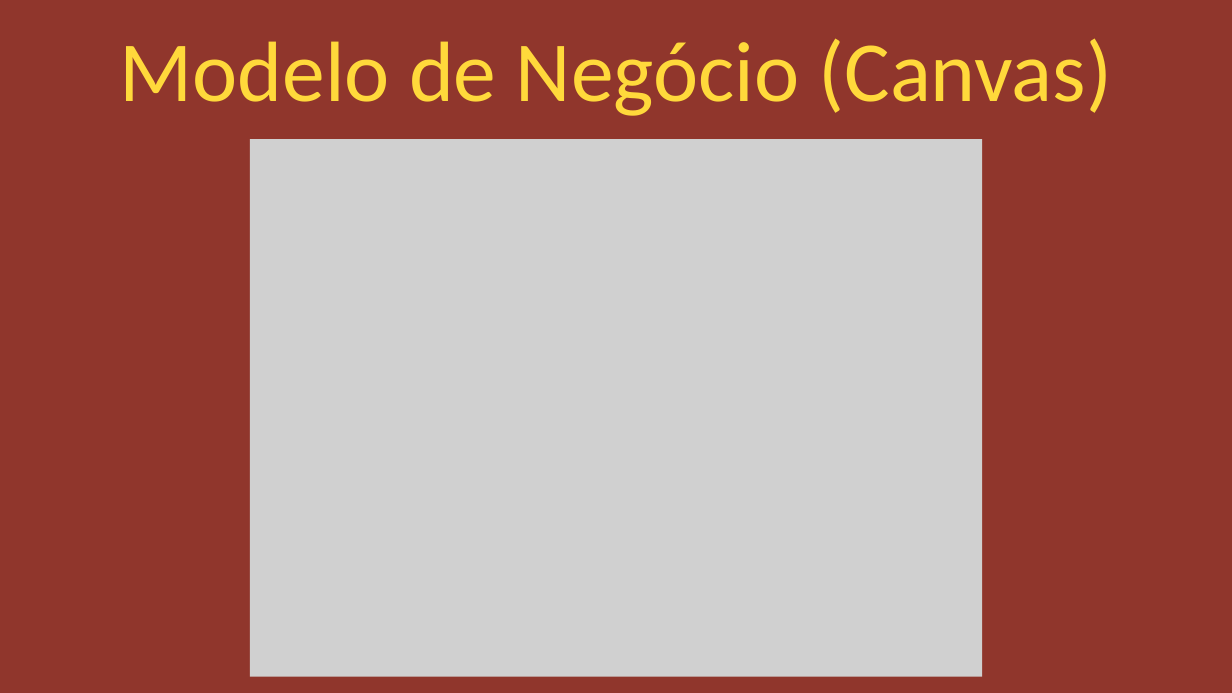
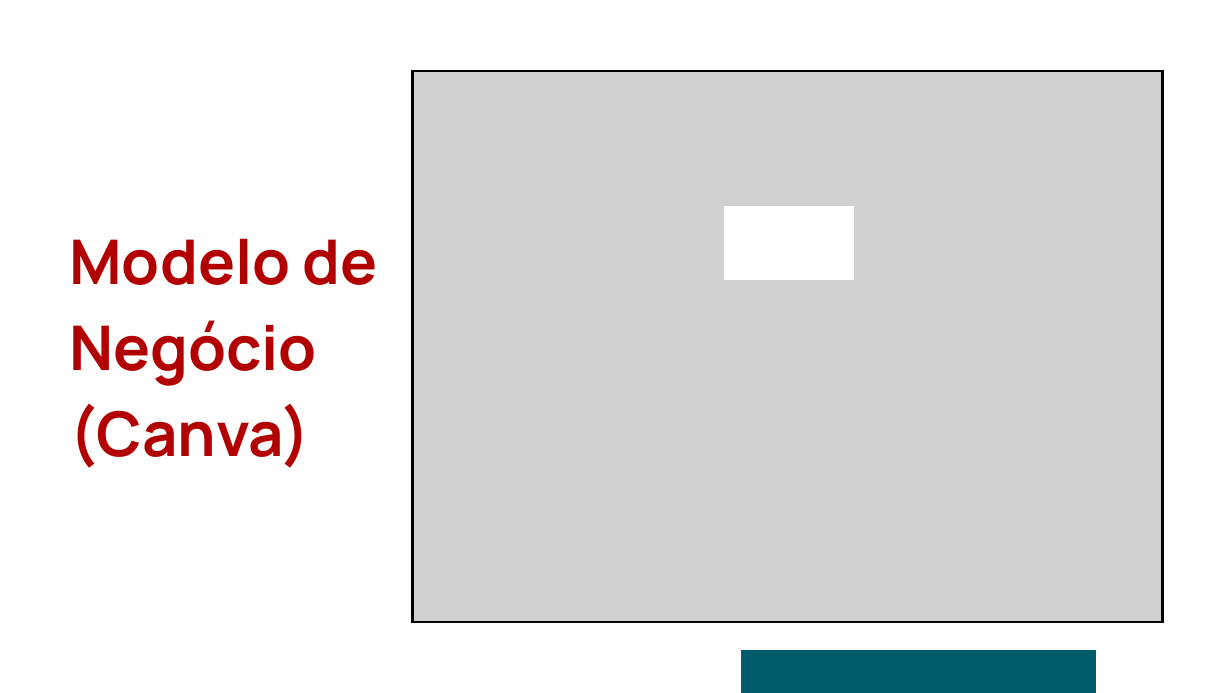
Before and after one commit to Agenda-Fatec/Documentos, a slide deck: slide 9 of Slides/PI.pptx (slide 8 before the commit). Drawn at 1232x693 pixels with LibreOffice and Linux fonts; fonts in the diff are those of the drawing; grey boxes stand for pictures. Boxes give left, top, right and bottom in pixels: in the first picture for what was removed or moved away, otherwise in the second. Text is boxed around its words. In the diff, an @@ line names an element or a change of style, - is before the commit and + after.

```diff
--- a/Slides/PI.pptx
+++ b/Slides/PI.pptx
@@ background #90362C to #FFFFFF @@
@@ picture: place and size @@
-picture at <box>250,139,983,677</box>
+picture at <box>413,71,1162,622</box>
@@ freeform shape added at <box>724,206,854,280</box>, fill #FFFFFF @@
@@ text at <box>69,238,378,468</box>: text changed; size 100 to 72 pt; font Calibri to Manrope; text colour #FFD93B to #B20000; bold on @@
-Modelo de Negócio (Canvas)
+Modelo de Negócio (Canva)
@@ freeform shape added at <box>740,650,1096,693</box>, fill #005C6D @@
```
Also in this commit, not shown: 6 other slides changed, 15 slides added, 9 slides removed, 6 other files.
